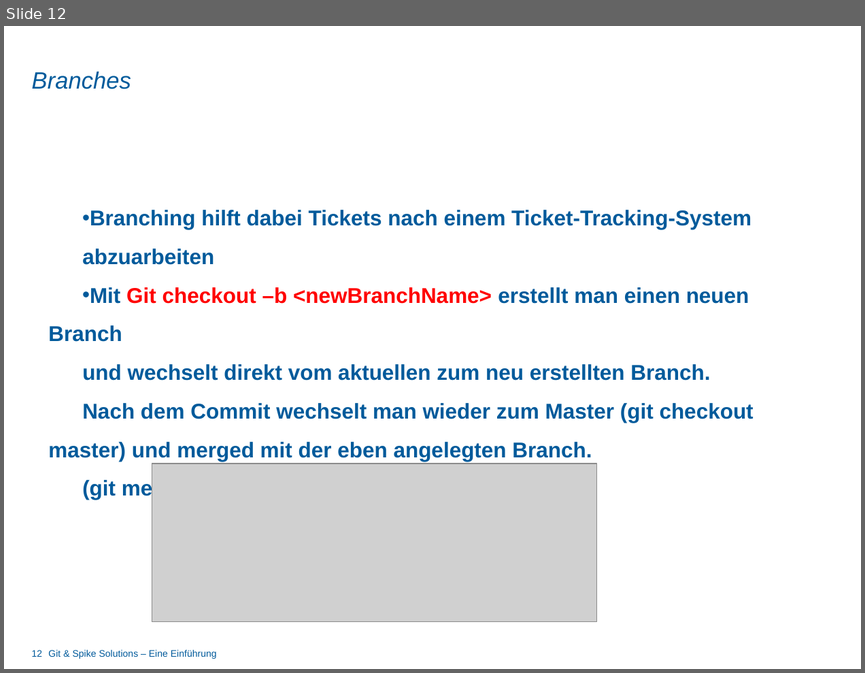
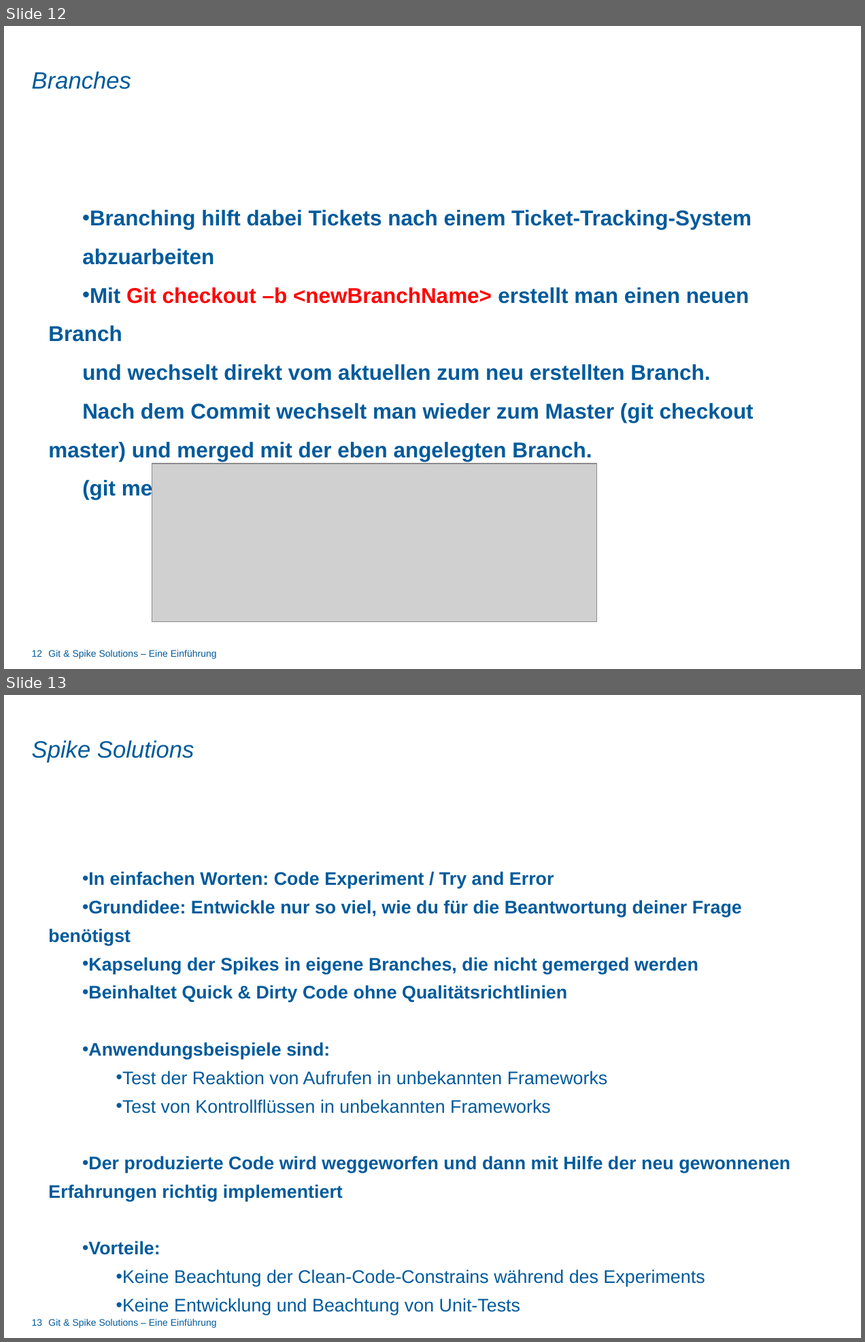
Before and after one commit to dot5343/TestRep, a slide deck: git_vortrag.pptx. Shown one above the other, each under a label of ours: slide 12 before the commit, slides 12 and 13 after it. The pictures are 865x673 and 865x1342 pixels, drawn with LibreOffice and Linux fonts; fonts in the diff are those of the drawing; grey boxes stand for pictures; background and template pictures are left out. Boxes give left, top, right and bottom in pixels: in the first picture for what was removed or moved away, otherwise in the second. Text is boxed around its words. In the diff, an @@ line names an element or a change of style, - is before the commit and + after.

Commit message:
Agenda hinzugefügt; Git Grundkonfiguration mit Getting starded zusammengefasst; Spike Solutions zusammengefasst; Diverse Vormulierungsänderungen;

```diff
--- a/git_vortrag.pptx
+++ b/git_vortrag.pptx
@@ slide 13 added at (4, 695, 861, 1338), background picture (left out); not listed: 1 template element that a slide beside it also shows @@
@@ title added at (32, 741, 194, 762), 19.8 pt, text #005A9B, italic @@
+Spike Solutions
@@ text added at (48, 871, 790, 1314), 15.3 pt, text #005A9B, bold @@
+• In einfachen Worten: Code Experiment / Try and Error
+• Grundidee: Entwickle nur so viel, wie du für die Beantwortung deiner Frage benötigst
+• Kapselung der Spikes in eigene Branches, die nicht gemerged werden
+• Beinhaltet Quick & Dirty Code ohne Qualitätsrichtlinien
+• Anwendungsbeispiele sind:
+  • Test der Reaktion von Aufrufen in unbekannten Frameworks
+  • Test von Kontrollflüssen in unbekannten Frameworks
+• Der produzierte Code wird weggeworfen und dann mit Hilfe der neu gewonnenen Erfahrungen richtig implementiert
+• Vorteile:
+  • Keine Beachtung der Clean-Code-Constrains während des Experiments
+  • Keine Entwicklung und Beachtung von Unit-Tests
@@ page number added at (32, 1319, 43, 1325), 8 pt, text #005A9B @@
+13
```
Also in this commit, not shown: 9 slides changed, 1 slide removed.
